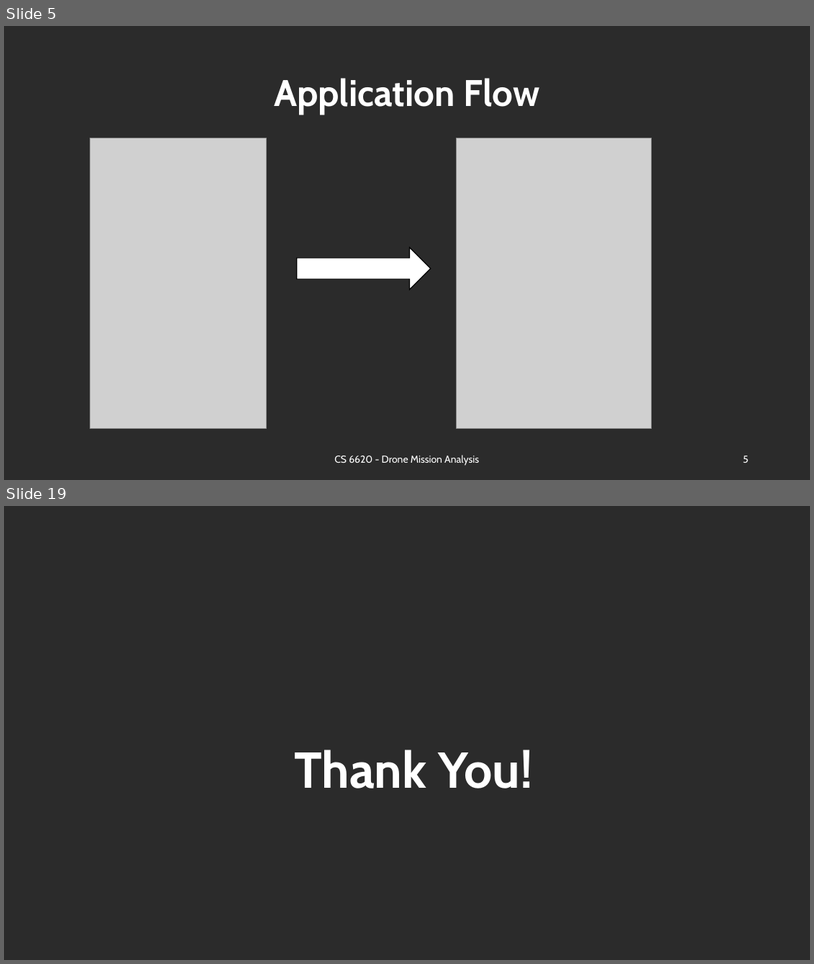
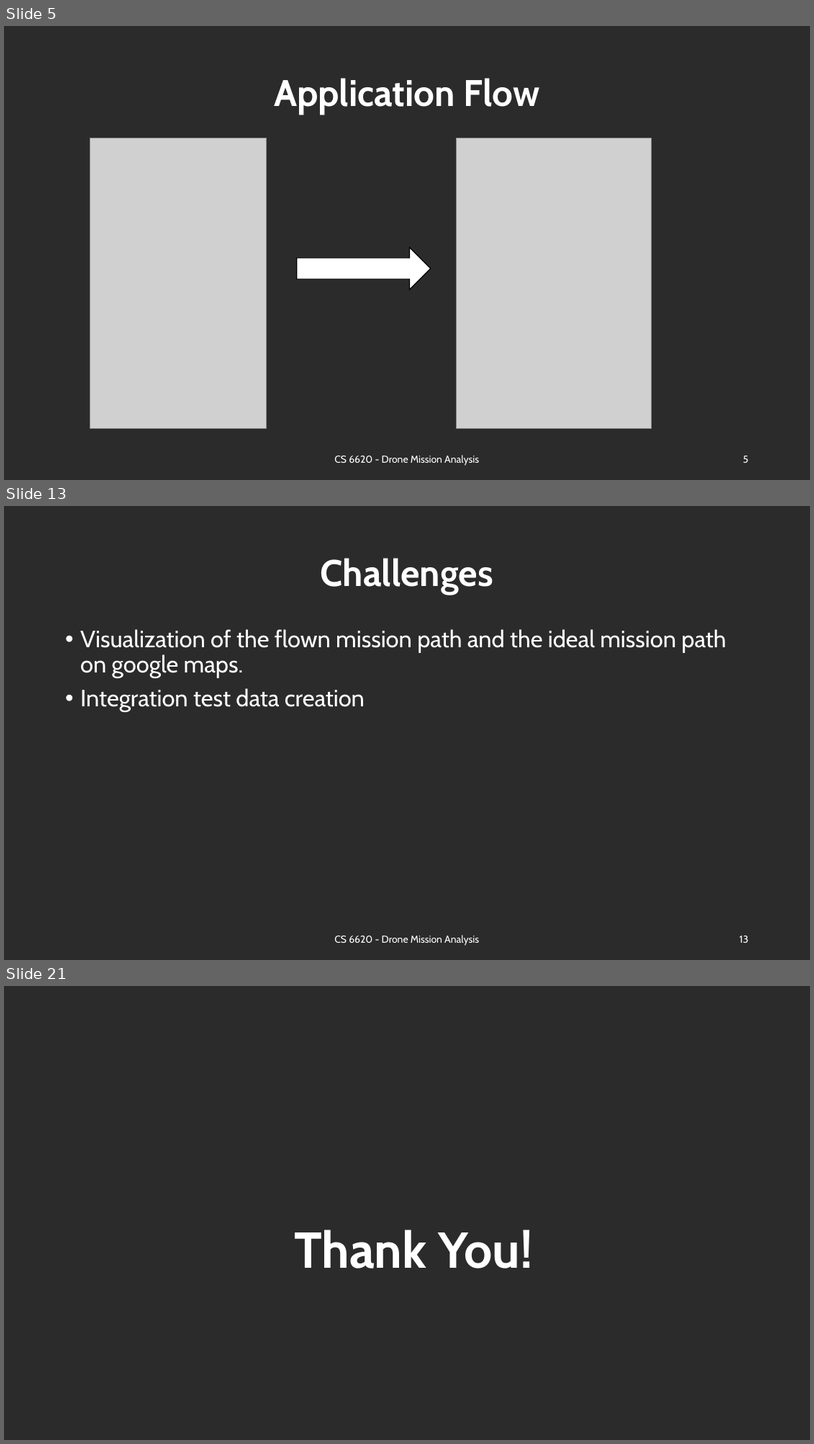
Before and after one commit to BU-NU-CLOUD-SP18/Drone-Mission-Analysis, a slide deck: presentations/Demo5.ppt. Shown one above the other, each under a label of ours: slides 5 and 19 before the commit, slides 5, 13 and 21 after it; the slides between them are not shown. The pictures are 814x964 and 814x1444 pixels, drawn with LibreOffice and Linux fonts; fonts in the diff are those of the drawing; grey boxes stand for pictures; background and template pictures are left out; a plain dark background stands for a picture behind light text. Boxes give left, top, right and bottom in pixels: in the first picture for what was removed or moved away, otherwise in the second. Text is boxed around its words. In the diff, an @@ line names an element or a change of style, - is before the commit and + after.

```diff
--- a/presentations/Demo5.ppt
+++ b/presentations/Demo5.ppt
@@ slide 13 added at box(4, 506, 810, 960), background picture (left out) @@
@@ title added at box(321, 558, 494, 594), 44 pt, text #FFFFFF, bold @@
+Challenges
@@ text added at box(80, 629, 726, 712), 28 pt, text #FFFFFF @@
+• Visualization of the flown mission path and the ideal mission path on google maps.
+• Integration test data creation
@@ text added at box(334, 934, 479, 945), 12 pt, text #FFFFFF @@
+CS 6620 - Drone Mission Analysis
@@ page number added at box(740, 935, 749, 942), 12 pt, text #FFFFFF @@
+13
@@ what was slide 19 is now slide 21 @@
```
Also in this commit, not shown: 10 slides changed, 2 other slides added, 1 slide removed.
